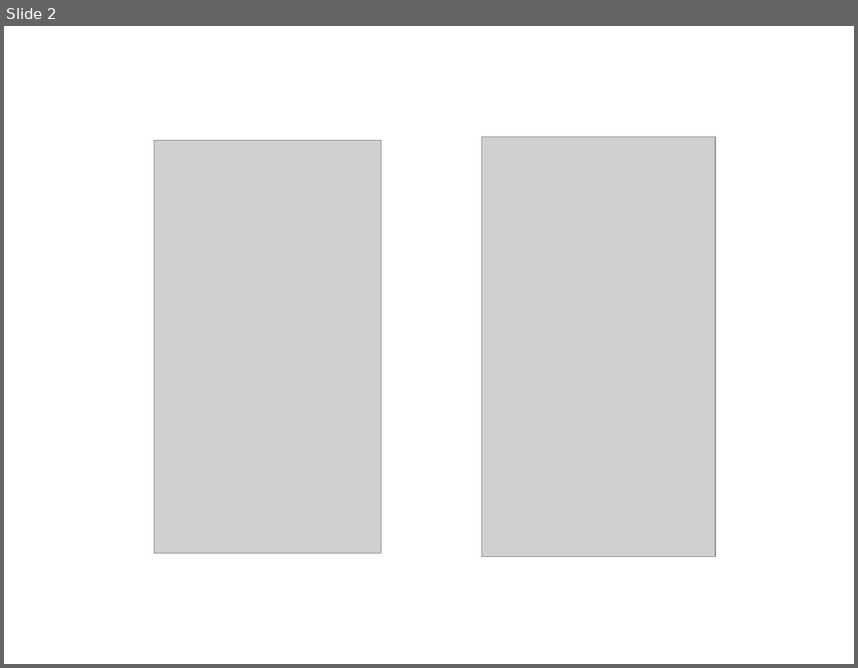
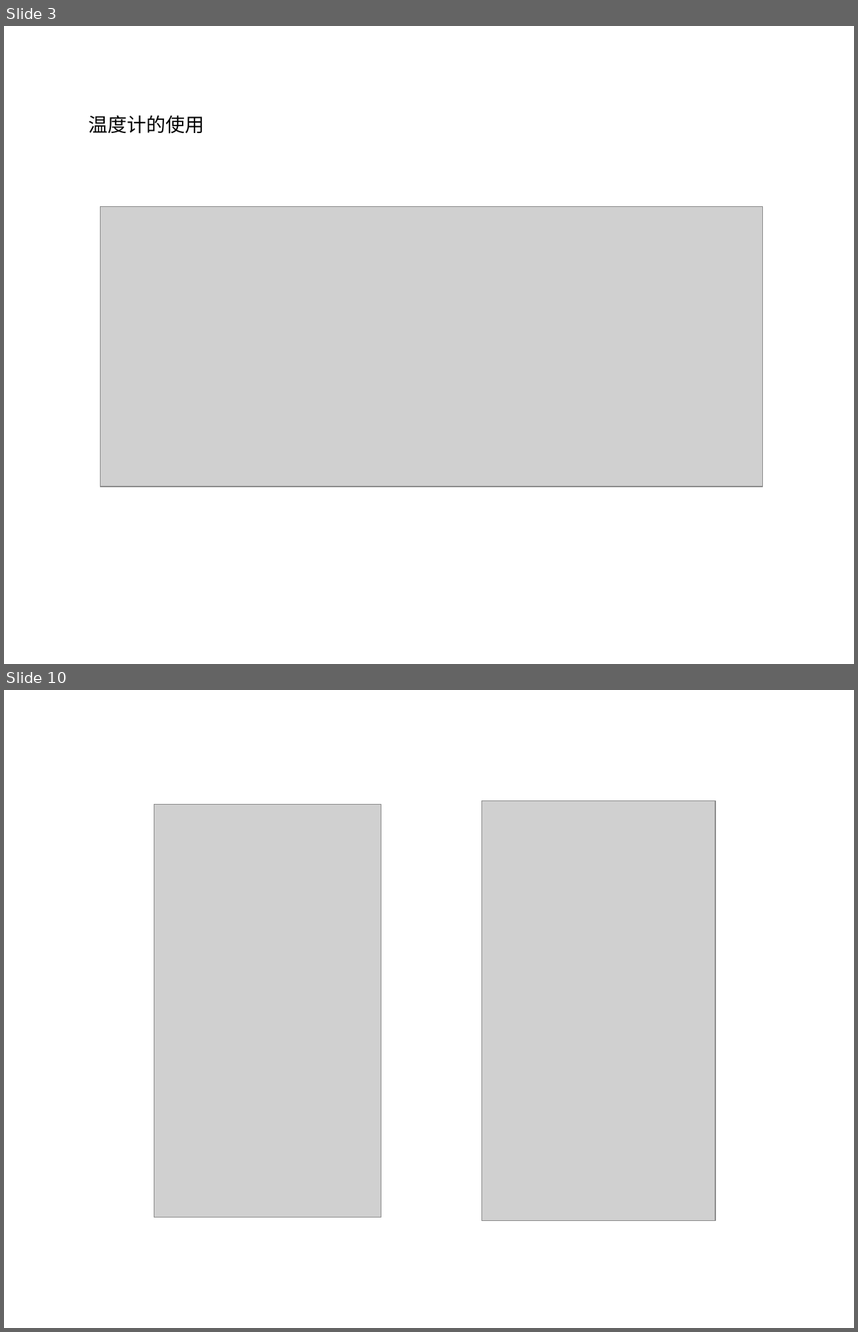
Before and after one commit to ericzhang/english-math, a slide deck: physics/grade-8-上/8上物理人教版-unit-3-物态变化.ppt. Shown one above the other, each under a label of ours: slide 2 before the commit, slides 3 and 10 after it; the slides between them are not shown. The pictures are 858x668 and 858x1332 pixels, drawn with LibreOffice and Linux fonts; fonts in the diff are those of the drawing; grey boxes stand for pictures. Boxes give left, top, right and bottom in pixels: in the first picture for what was removed or moved away, otherwise in the second. Text is boxed around its words. In the diff, an @@ line names an element or a change of style, - is before the commit and + after.

```diff
--- a/physics/grade-8-上/8上物理人教版-unit-3-物态变化.ppt
+++ b/physics/grade-8-上/8上物理人教版-unit-3-物态变化.ppt
@@ slide 3 added at (4, 26, 854, 664), background #FFFFFF @@
@@ text added at (89, 115, 205, 134), 18 pt, text #000000 @@
+温度计的使用
@@ picture added at (101, 207, 763, 486) @@
@@ what was slide 2 is now slide 10 @@
```
Also in this commit, not shown: 8 other slides added, 45 other files.
